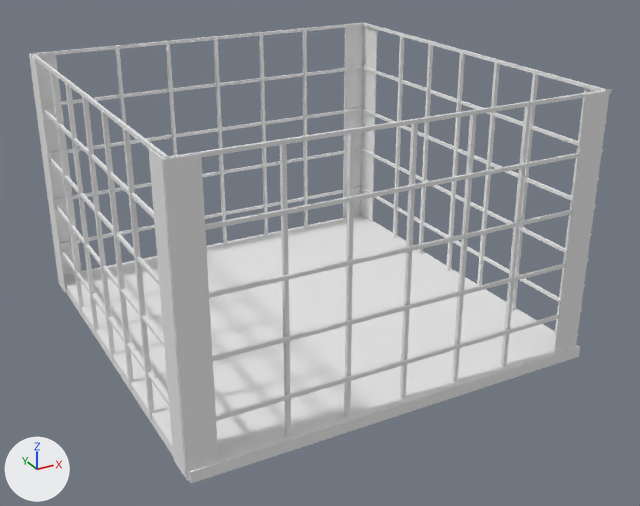
Renders of the Blender file working/subahu/Basket/Basket.blend from each side of a commit.
Both versions are drawn from a 50 mm camera at (-1.23, -3.83, 2.83) aimed at (1.27, 0.71, 0.57). The lights are fixed; the arrows at lower left show +X, +Y and +Z.

The scene before the commit, as lines of its bpy script (objects in view):
```python
me_cube_016 = bpy.data.meshes.new('Cube.016')
me_cube_016.from_pydata(...)  # 872 vertices, 433 faces; spans x -0.09..2.49, y -0.02..2.58, z -0.84..0.83
me_cube_016.materials.append(mat_material)  # white #e7e7e7
ob_basket = bpy.data.objects.new('Basket', me_cube_016)
ob_basket.location = (0.0, -0.385, 0.874)
```
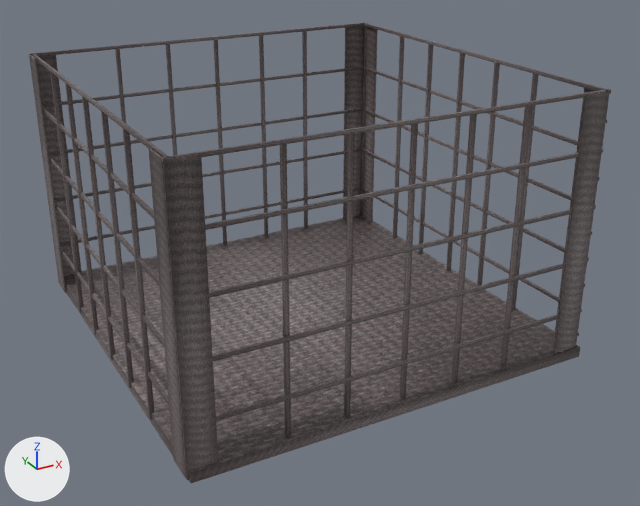
Commit message: basket text jpg

Diff of the bpy script that builds the scene:
```diff
--- a/working/subahu/Basket/Basket.blend.py
+++ b/working/subahu/Basket/Basket.blend.py
@@ img_browntext_jpg @@
+img_browntext_jpg = load_image('brownText.jpg', '_unpacked/brownText.jpg', 570, 417, 'sRGB')
@@ mat_browntext_jpg @@
+mat_browntext_jpg = principled_material('brownText.jpg')
+mat_browntext_jpg.texture = img_browntext_jpg
@@ me_cube_016 @@
 me_cube_016.from_pydata(...)  # 872 vertices, 433 faces; spans x -0.09..2.49, y -0.02..2.58, z -0.84..0.83
-me_cube_016.materials.append(mat_material)  # white #e7e7e7
+me_cube_016.materials.append(mat_browntext_jpg)  # picture img_browntext_jpg
```

Boxes (x1, y1, x2, y2) around the edits, measured in the pictures (640 x 506 px):
'Basket', recoloured (white to grey)
    both: (29, 23, 611, 483)
